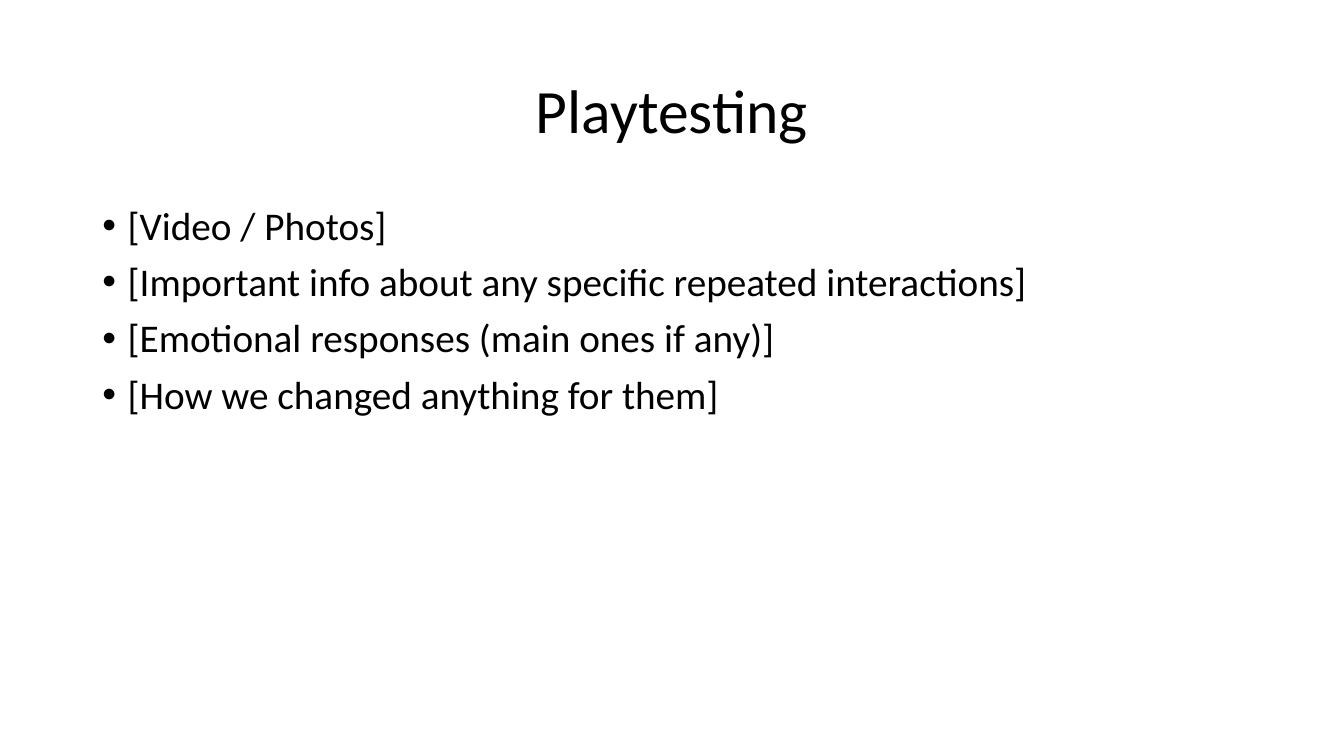
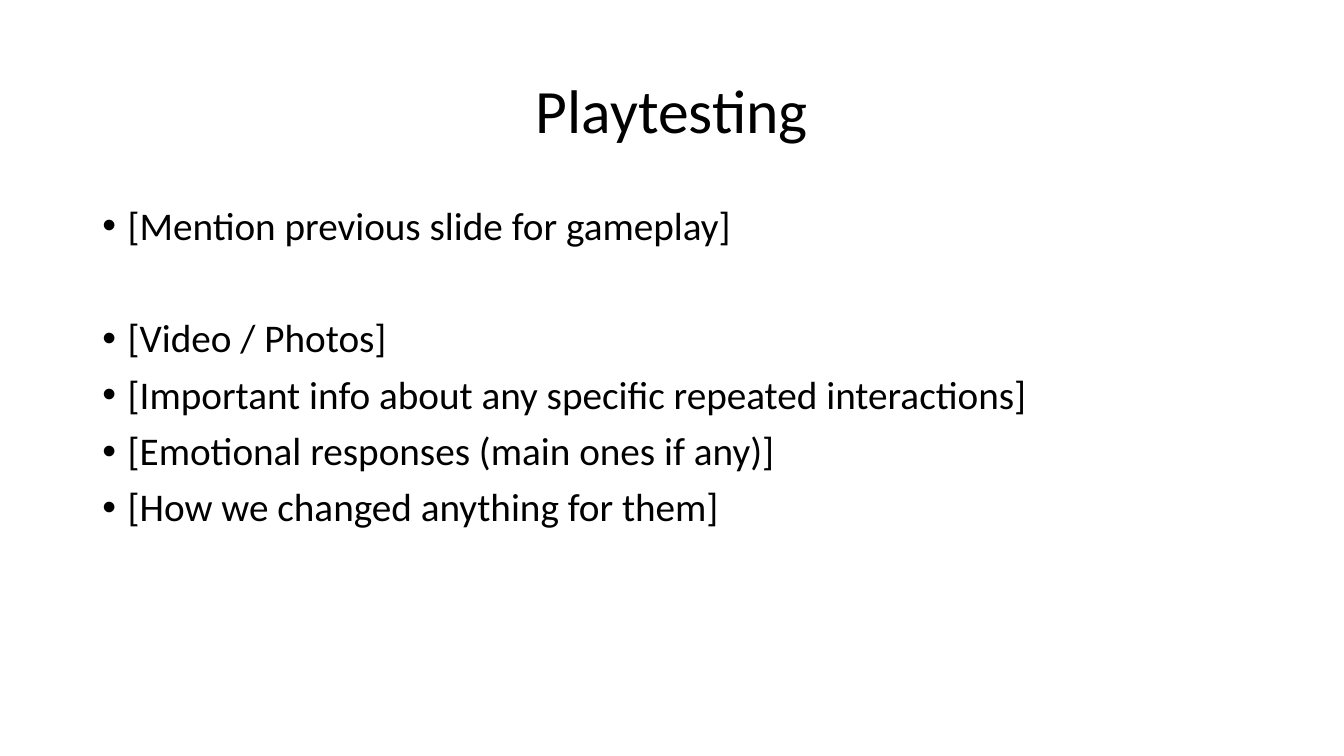
Before and after one commit to UoSGamesGroups/second-semester-s2-level-4-5-group-12, a slide deck: slide 7 of Assets/Research/Week 9.pptx (slide 4 before the commit). Drawn at 1344x756 pixels with LibreOffice and Linux fonts; fonts in the diff are those of the drawing. Boxes give left, top, right and bottom in pixels: in the first picture for what was removed or moved away, otherwise in the second. Text is boxed around its words. In the diff, an @@ line names an element or a change of style, - is before the commit and + after.

```diff
--- a/Assets/Research/Week 9.pptx
+++ b/Assets/Research/Week 9.pptx
@@ text at (x1=128, y1=211, x2=731, y2=247): paragraph added @@
+• [Mention previous slide for gameplay]
```
Also in this commit, not shown: 2 other slides changed, 5 slides added.
